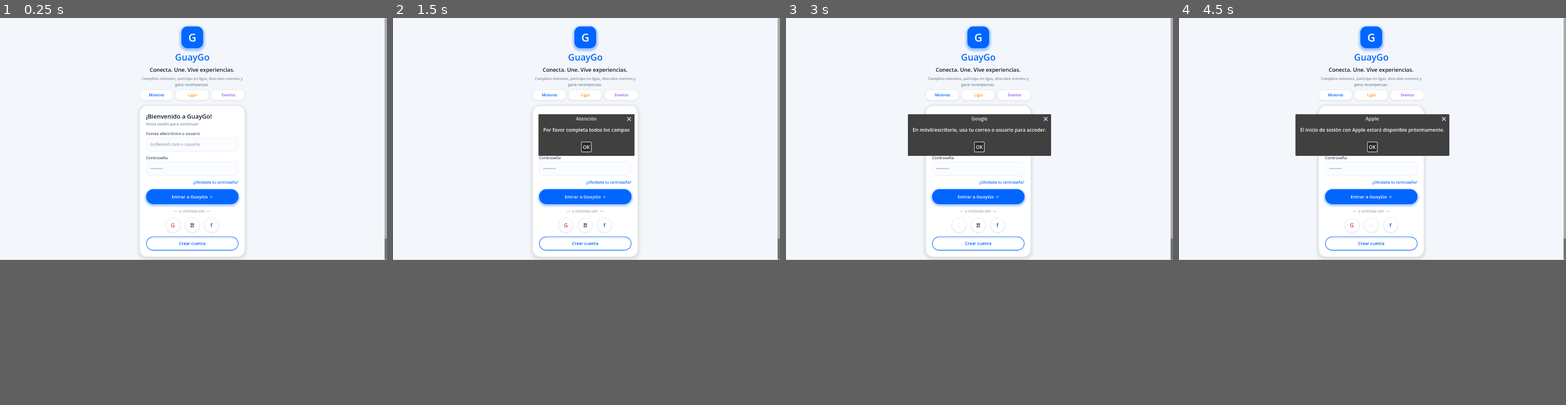
Above: before the commit, frames 1-4 (left to right).
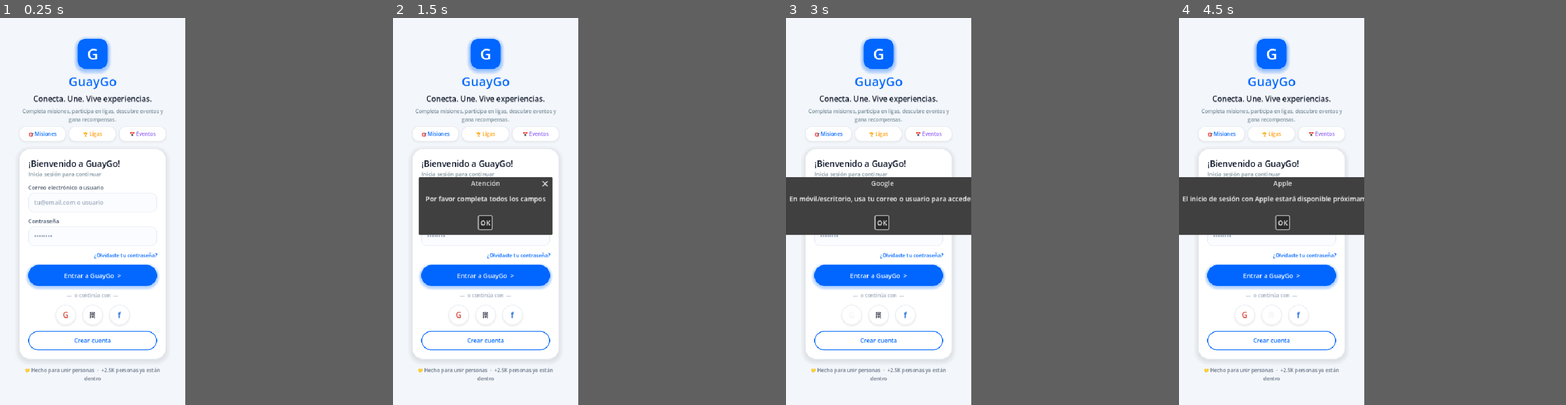
Above: after the commit, the same moments.

Repository: SegniniJose/GuayApp
Game: Godot game, scene res://tscn/Login.tscn
The game is run twice, just before and just after one commit, with the same random seed, the same clock (stepped at 60 frames per second) and the same inputs.
Inputs:
- Up to frame 1 (0.25 s): no input
- Up to frame 2 (1.5 s): click "Entrar a GuayGo >" at 0.5 s; click "Entrar a GuayGo >" at 1.25 s
- Up to frame 3 (3 s): click "OK" at 2 s; click "G" at 2.75 s
- Up to frame 4 (4.5 s): click "OK" at 3.5 s; click "" at 4.25 s
In our replay, the window is 800x500 before the commit and 383x800 after it. These sizes can differ from the game's own. Grey fills any space a smaller window leaves; there, only what the larger window draws over its background counts as a difference.

The runs differ from the first frame. In frame 1, 7.8% of the frame differs, in the area x 5-100%, y 0-94%; in frame 2, 15%; in frame 3, 18%; in frame 4, 18%, in the area x 0-100%, y 0-94%.

Commit message:
fix(layout): fix viewport stretch canvas_items, fix Missions.tscn hierarchy, remove recursive resizing in ScenePolish, clean MissionCard

Diff:
--- a/godot/gd/MobileBootstrap.gd
+++ b/godot/gd/MobileBootstrap.gd
@@ -1,12 +1,9 @@
 extends Node
-
-## Escala nítida + pantalla completa (sin barras negras ni blur).
 
 
 func _ready() -> void:
-	RenderingServer.set_default_clear_color(Color("f7f9fc"))
-	get_tree().root.size_changed.connect(_apply)
-	call_deferred("_apply")
+	RenderingServer.set_default_clear_color(Color("f4f7fb"))
+	_apply()
 
 
 func _apply() -> void:
@@ -14,19 +11,5 @@
 	if win == null:
 		return
 
-	# Clave: desactivar content-scale. El canvas web ya es 1:1 con el píxel.
-	# Así no hay letterbox negro ni upscale borroso desde 390px.
-	win.content_scale_mode = Window.CONTENT_SCALE_MODE_DISABLED
-	win.content_scale_factor = 1.0
-
-	if OS.has_feature("web"):
-		return
-
-	if OS.has_feature("Android") or OS.has_feature("iOS") or OS.has_feature("mobile"):
-		DisplayServer.window_set_mode(DisplayServer.WINDOW_MODE_FULLSCREEN)
-		var screen := DisplayServer.screen_get_size()
-		if screen.x > 0 and screen.y > 0:
-			win.size = screen
-		return
-
-	DisplayServer.window_set_mode(DisplayServer.WINDOW_MODE_MAXIMIZED)
+	win.content_scale_mode = Window.CONTENT_SCALE_MODE_CANVAS_ITEMS
+	win.content_scale_aspect = Window.CONTENT_SCALE_ASPECT_EXPAND
--- a/godot/gd/cards/MissionCard.gd
+++ b/godot/gd/cards/MissionCard.gd
@@ -1,125 +1,22 @@
 extends PanelContainer
+class_name MissionCard
 
-var id = ""
-var _icon_label: Label
-var _desc_label: Label
-var _pts_label: Label
-var _arrow_label: Label
+@onready var title_label: Label = %TitleLabel
+@onready var pts_label: Label = %PtsLabel
+@onready var icon_label: Label = %IconLabel
+
+var mission_id: String = ""
 
 
-func _ready() -> void:
-	GuayTheme.apply_panel(self, GuayTheme.panel_surface())
-	custom_minimum_size = Vector2(0, 72)
-	mouse_filter = Control.MOUSE_FILTER_STOP
-	_build_ui()
-
-
-func _build_ui() -> void:
-	if get_node_or_null("MainMargin") != null:
-		return
-
-	# Hide old label if exists
-	var old_lbl = get_node_or_null("Label")
-	if old_lbl:
-		old_lbl.visible = false
-
-	var margin := MarginContainer.new()
-	margin.name = "MainMargin"
-	margin.add_theme_constant_override("margin_left", 14)
-	margin.add_theme_constant_override("margin_top", 12)
-	margin.add_theme_constant_override("margin_right", 14)
-	margin.add_theme_constant_override("margin_bottom", 12)
-
-	var hbox := HBoxContainer.new()
-	hbox.add_theme_constant_override("separation", 14)
-	hbox.alignment = BoxContainer.ALIGNMENT_CENTER
-
-	# Icon container
-	var icon_panel := PanelContainer.new()
-	icon_panel.custom_minimum_size = Vector2(44, 44)
-	var icon_style := StyleBoxFlat.new()
-	icon_style.bg_color = Color("f0fdf4") # soft green / pastel
-	icon_style.set_corner_radius_all(12)
-	icon_panel.add_theme_stylebox_override("panel", icon_style)
-
-	_icon_label = Label.new()
-	_icon_label.text = "🌱"
-	_icon_label.horizontal_alignment = HORIZONTAL_ALIGNMENT_CENTER
-	_icon_label.vertical_alignment = VERTICAL_ALIGNMENT_CENTER
-	GuayTheme.apply_label(_icon_label, GuayTheme.FONT_HEADING)
-	icon_panel.add_child(_icon_label)
-
-	# Text column
-	var text_vbox := VBoxContainer.new()
-	text_vbox.size_flags_horizontal = Control.SIZE_EXPAND_FILL
-	text_vbox.add_theme_constant_override("separation", 2)
-
-	_desc_label = Label.new()
-	_desc_label.text = "Misión"
-	GuayTheme.apply_label(_desc_label, GuayTheme.FONT_LABEL + 1, GuayTheme.COLOR_TEXT, true)
-
-	_pts_label = Label.new()
-	_pts_label.text = "10.0 pts"
-	GuayTheme.apply_label(_pts_label, GuayTheme.FONT_LABEL, GuayTheme.COLOR_PRIMARY, true)
-
-	text_vbox.add_child(_desc_label)
-	text_vbox.add_child(_pts_label)
-
-	# Chevron arrow
-	_arrow_label = Label.new()
-	_arrow_label.text = "›"
-	GuayTheme.apply_label(_arrow_label, GuayTheme.FONT_TITLE, GuayTheme.COLOR_TEXT_MUTED)
-
-	hbox.add_child(icon_panel)
-	hbox.add_child(text_vbox)
-	hbox.add_child(_arrow_label)
-	margin.add_child(hbox)
-	add_child(margin)
-
-
-func set_mission(mission: Dictionary):
-	_build_ui()
-	id = str(mission.get("id", ""))
+func set_mission(mission: Dictionary) -> void:
+	mission_id = str(mission.get("id", ""))
 	var desc: String = mission.get("description", mission.get("title", "Misión"))
-	_desc_label.text = desc
-
-	var pts_val = mission.get("points", 10)
-	var pts_str = "%.1f pts" % float(pts_val)
-	if mission.get("completed", false):
-		pts_str += "  ·  ✓ Completada"
-		_pts_label.add_theme_color_override("font_color", GuayTheme.COLOR_SUCCESS)
-	elif mission.get("isPending", false):
-		pts_str += "  ·  ⏳ En validación"
-		_pts_label.add_theme_color_override("font_color", GuayTheme.COLOR_ACCENT_GOLD)
-	else:
-		_pts_label.add_theme_color_override("font_color", GuayTheme.COLOR_PRIMARY)
-	_pts_label.text = pts_str
-
-	# Determine appropriate emoji
-	var lower = desc.to_lower()
-	if "verde" in lower or "planta" in lower or "arbol" in lower:
-		_icon_label.text = "🌱"
-	elif "perro" in lower or "gato" in lower or "mascota" in lower:
-		_icon_label.text = "🐶"
-	elif "café" in lower or "cafe" in lower or "taza" in lower:
-		_icon_label.text = "☕"
-	elif "amigo" in lower or "amiga" in lower or "persona" in lower:
-		_icon_label.text = "👥"
-	elif "amanecer" in lower or "atardecer" in lower or "cielo" in lower or "sol" in lower:
-		_icon_label.text = "🌅"
-	elif "libro" in lower or "leer" in lower:
-		_icon_label.text = "📖"
-	else:
-		_icon_label.text = "📸"
+	title_label.text = desc
+	var p: float = float(mission.get("points", 10))
+	pts_label.text = "%.1f pts" % p
 
 
 func _on_gui_input(event: InputEvent) -> void:
-	if event is InputEventMouseButton:
-		if event.button_index == MOUSE_BUTTON_LEFT and not event.pressed:
-			if typeof(Globals.missions) == TYPE_ARRAY:
-				for m in Globals.missions:
-					if str(m.get("id", "")) == str(id) and m.get("completed", false):
-						Globals.show_popup(self, "Misión", "Ya completaste esta misión.")
-						return
-			Globals.current_mission_id = id
-			get_tree().change_scene_to_file("res://tscn/CameraCapture.tscn")
+	if event is InputEventMouseButton and event.button_index == MOUSE_BUTTON_LEFT and not event.pressed:
+		Globals.current_mission_id = mission_id
+		get_tree().change_scene_to_file("res://tscn/CameraCapture.tscn")
--- a/godot/gd/ui/ScenePolish.gd
+++ b/godot/gd/ui/ScenePolish.gd
@@ -1,82 +1,17 @@
 extends Node
-
-const APP_MAX_WIDTH: float = 460.0
 
 
 func _ready() -> void:
 	get_tree().root.child_entered_tree.connect(_on_child_entered)
-	get_tree().root.size_changed.connect(_on_window_resized)
-	call_deferred("_polish_scene")
+	call_deferred("_fade_current")
 
 
 func _on_child_entered(node: Node) -> void:
-	if node == get_tree().current_scene:
-		call_deferred("_polish_scene")
+	if node == get_tree().current_scene and node is CanvasItem:
+		call_deferred("_fade_current")
 
 
-func _on_window_resized() -> void:
-	call_deferred("_polish_scene")
-
-
-func _polish_scene() -> void:
+func _fade_current() -> void:
 	var root := get_tree().current_scene
-	if root == null or not (root is Control):
-		return
-
-	GuayTheme.fade_in(root)
-
-	var vp := root.get_viewport()
-	if vp == null:
-		return
-	var win_w: float = vp.get_visible_rect().size.x
-	var is_desktop: bool = win_w > 520.0
-
-	_apply_container_sizing(root, is_desktop, win_w)
-	_sanitize_broken_glyphs(root)
-
-
-func _apply_container_sizing(node: Node, is_desktop: bool, win_w: float) -> void:
-	if node == null:
-		return
-
-	if node is PanelContainer and (node.is_in_group("background_panel") or node.name == "BackgroundPanel"):
-		if is_desktop:
-			node.size_flags_horizontal = Control.SIZE_SHRINK_CENTER
-			node.custom_minimum_size.x = APP_MAX_WIDTH
-		else:
-			node.size_flags_horizontal = Control.SIZE_EXPAND_FILL
-			node.custom_minimum_size.x = 0
-
-	for child in node.get_children():
-		if child is Control:
-			_apply_container_sizing(child, is_desktop, win_w)
-
-
-func _sanitize_broken_glyphs(node: Node) -> void:
-	if node == null:
-		return
-
-	if node is Label:
-		var txt: String = node.text
-		if "→" in txt or "↑" in txt or "↓" in txt or "📸" in txt or "👥" in txt or "🎯" in txt or "🏆" in txt or "📅" in txt or "🔒" in txt:
-			txt = txt.replace("→", ">")
-			txt = txt.replace("↑", "+")
-			txt = txt.replace("↓", "-")
-			txt = txt.replace("📸", "")
-			txt = txt.replace("👥", "")
-			txt = txt.replace("🎯", "")
-			txt = txt.replace("🏆", "")
-			txt = txt.replace("📅", "")
-			txt = txt.replace("🔒", "")
-			node.text = txt
-	elif node is Button:
-		var txt: String = node.text
-		if "→" in txt or "↑" in txt or "↓" in txt:
-			node.text = txt.replace("→", ">").replace("↑", "+").replace("↓", "-")
-	elif node is RichTextLabel:
-		var txt: String = node.text
-		if "→" in txt or "↑" in txt or "↓" in txt:
-			node.text = txt.replace("→", ">").replace("↑", "+").replace("↓", "-")
-
-	for child in node.get_children():
-		_sanitize_broken_glyphs(child)
+	if root is CanvasItem:
+		GuayTheme.fade_in(root)
--- a/godot/project.godot
+++ b/godot/project.godot
@@ -26,13 +26,13 @@
 
 [display]
 
-window/size/viewport_width=1280
-window/size/viewport_height=800
-window/size/window_width_override=1280
-window/size/window_height_override=800
+window/size/viewport_width=440
+window/size/viewport_height=920
+window/size/window_width_override=440
+window/size/window_height_override=920
 window/size/resizable=true
-window/stretch/mode="disabled"
-window/stretch/aspect="ignore"
+window/stretch/mode="canvas_items"
+window/stretch/aspect="expand"
 window/handheld/orientation=1
 window/dpi/allow_hidpi=true
 
--- a/godot/tscn/Missions.tscn
+++ b/godot/tscn/Missions.tscn
@@ -5,43 +5,38 @@
 [ext_resource type="PackedScene" uid="uid://b8x3j1k8y2m1p" path="res://tscn/MissionsHeader.tscn" id="2_e88ww"]
 [ext_resource type="PackedScene" uid="uid://c7lrteo8lqgy2" path="res://tscn/NavBar.tscn" id="2_ocg36"]
 
-[sub_resource type="Gradient" id="Gradient_g6kbk"]
-offsets = PackedFloat32Array(0, 0.5, 1)
-colors = PackedColorArray(0.91, 0.93, 1, 1, 0.95, 0.91, 1, 1, 1, 0.91, 0.95, 1)
-
-[sub_resource type="GradientTexture2D" id="GradientTexture2D_7hr55"]
-gradient = SubResource("Gradient_g6kbk")
-fill_to = Vector2(1, 1)
-
-[sub_resource type="StyleBoxFlat" id="StyleBoxFlat_26hdg"]
-bg_color = Color(0.92, 0.96, 1, 1)
-corner_radius_top_left = 40
-corner_radius_top_right = 40
-corner_radius_bottom_right = 40
-corner_radius_bottom_left = 40
-shadow_color = Color(0, 0, 0, 0.1)
-shadow_size = 10
+[sub_resource type="StyleBoxFlat" id="StyleBoxFlat_bg"]
+bg_color = Color(0.953, 0.965, 0.98, 1)
 
 [sub_resource type="StyleBoxFlat" id="StyleBoxFlat_card"]
-content_margin_left = 20.0
-content_margin_top = 20.0
-content_margin_right = 20.0
-content_margin_bottom = 20.0
+content_margin_left = 16.0
+content_margin_top = 16.0
+content_margin_right = 16.0
+content_margin_bottom = 16.0
 bg_color = Color(1, 1, 1, 1)
-corner_radius_top_left = 24
-corner_radius_top_right = 24
-shadow_color = Color(0, 0, 0, 0.05)
-shadow_size = 10
-shadow_offset = Vector2(0, 4)
-
-[sub_resource type="StyleBoxFlat" id="StyleBoxFlat_badge"]
-content_margin_left = 12.0
-content_margin_right = 12.0
-bg_color = Color(0.141176, 0.141176, 0.141176, 1)
+border_width_left = 1
+border_width_top = 1
+border_width_right = 1
+border_width_bottom = 1
+border_color = Color(0.898, 0.918, 0.941, 1)
 corner_radius_top_left = 20
 corner_radius_top_right = 20
 corner_radius_bottom_right = 20
 corner_radius_bottom_left = 20
+shadow_color = Color(0, 0, 0, 0.05)
+shadow_size = 8
+shadow_offset = Vector2(0, 3)
+
+[sub_resource type="StyleBoxFlat" id="StyleBoxFlat_badge"]
+content_margin_left = 10.0
+content_margin_top = 4.0
+content_margin_right = 10.0
+content_margin_bottom = 4.0
+bg_color = Color(1.0, 0.627, 0.0, 1)
+corner_radius_top_left = 50
+corner_radius_top_right = 50
+corner_radius_bottom_right = 50
+corner_radius_bottom_left = 50
 
 [node name="Missions" type="Control" unique_id=27899686]
 layout_mode = 3
@@ -52,97 +47,88 @@
 grow_vertical = 2
 script = ExtResource("1_e88ww")
 
-[node name="Background" type="TextureRect" parent="." unique_id=2019860017]
+[node name="BG" type="PanelContainer" parent="."]
 layout_mode = 1
 anchors_preset = 15
 anchor_right = 1.0
 anchor_bottom = 1.0
 grow_horizontal = 2
 grow_vertical = 2
-texture = SubResource("GradientTexture2D_7hr55")
+theme_override_styles/panel = SubResource("StyleBoxFlat_bg")
 
-[node name="BackgroundPanel" type="PanelContainer" parent="." unique_id=593539842]
-layout_mode = 1
-anchors_preset = 15
-anchor_right = 1.0
-anchor_bottom = 1.0
-grow_horizontal = 2
-grow_vertical = 2
-theme_override_styles/panel = SubResource("StyleBoxFlat_26hdg")
-
-[node name="Scroll" type="ScrollContainer" parent="BackgroundPanel"]
+[node name="Scroll" type="ScrollContainer" parent="BG"]
 layout_mode = 2
 size_flags_horizontal = 3
 size_flags_vertical = 3
 scroll_horizontal_enabled = false
 
-[node name="CenterAlign" type="CenterContainer" parent="BackgroundPanel/Scroll"]
+[node name="CenterAlign" type="CenterContainer" parent="BG/Scroll"]
 layout_mode = 2
 size_flags_horizontal = 3
 size_flags_vertical = 3
 
-[node name="AppContainer" type="VBoxContainer" parent="BackgroundPanel/Scroll/CenterAlign"]
+[node name="AppContainer" type="VBoxContainer" parent="BG/Scroll/CenterAlign"]
 custom_minimum_size = Vector2(440, 0)
 layout_mode = 2
 theme_override_constants/separation = 12
 
-[node name="VBoxContainer" type="VBoxContainer" parent="BackgroundPanel/Scroll/CenterAlign/AppContainer" unique_id=2121987139]
-layout_mode = 2
-theme_override_constants/separation = 12
-
-[node name="Header" parent="BackgroundPanel/Scroll/CenterAlign/AppContainer/VBoxContainer" unique_id=570429073 instance=ExtResource("1_tkmh2")]
+[node name="Header" parent="BG/Scroll/CenterAlign/AppContainer" unique_id=570429073 instance=ExtResource("1_tkmh2")]
 layout_mode = 2
 
-[node name="MissionsHeader" parent="BackgroundPanel/Scroll/CenterAlign/AppContainer/VBoxContainer" unique_id=794015085 instance=ExtResource("2_e88ww")]
+[node name="ContentPadding" type="MarginContainer" parent="BG/Scroll/CenterAlign/AppContainer"]
+layout_mode = 2
+theme_override_constants/margin_left = 16
+theme_override_constants/margin_right = 16
+
+[node name="Content" type="VBoxContainer" parent="BG/Scroll/CenterAlign/AppContainer/ContentPadding"]
+layout_mode = 2
+theme_override_constants/separation = 14
+
+[node name="MissionsHeader" parent="BG/Scroll/CenterAlign/AppContainer/ContentPadding/Content" unique_id=794015085 instance=ExtResource("2_e88ww")]
 unique_name_in_owner = true
 layout_mode = 2
 
-[node name="MainCard" type="PanelContainer" parent="BackgroundPanel/MarginContainer/VBoxContainer" unique_id=1224567052]
-custom_minimum_size = Vector2(360, 0)
+[node name="MainCard" type="PanelContainer" parent="BG/Scroll/CenterAlign/AppContainer/ContentPadding/Content" unique_id=1224567052]
 layout_mode = 2
-size_flags_vertical = 3
 theme_override_styles/panel = SubResource("StyleBoxFlat_card")
 
-[node name="VBox" type="VBoxContainer" parent="BackgroundPanel/MarginContainer/VBoxContainer/MainCard" unique_id=976948102]
+[node name="VBox" type="VBoxContainer" parent="BG/Scroll/CenterAlign/AppContainer/ContentPadding/Content/MainCard" unique_id=976948102]
 layout_mode = 2
-theme_override_constants/separation = 20
+theme_override_constants/separation = 16
 
-[node name="Header" type="HBoxContainer" parent="BackgroundPanel/MarginContainer/VBoxContainer/MainCard/VBox" unique_id=710049259]
+[node name="HeaderRow" type="HBoxContainer" parent="BG/Scroll/CenterAlign/AppContainer/ContentPadding/Content/MainCard/VBox" unique_id=710049259]
 layout_mode = 2
 
-[node name="TitleGroup" type="VBoxContainer" parent="BackgroundPanel/MarginContainer/VBoxContainer/MainCard/VBox/Header" unique_id=1618661685]
+[node name="TitleGroup" type="VBoxContainer" parent="BG/Scroll/CenterAlign/AppContainer/ContentPadding/Content/MainCard/VBox/HeaderRow" unique_id=1618661685]
 layout_mode = 2
 size_flags_horizontal = 3
-theme_override_constants/separation = -2
+theme_override_constants/separation = 2
 
-[node name="Title" type="Label" parent="BackgroundPanel/MarginContainer/VBoxContainer/MainCard/VBox/Header/TitleGroup" unique_id=281243525]
+[node name="Title" type="Label" parent="BG/Scroll/CenterAlign/AppContainer/ContentPadding/Content/MainCard/VBox/HeaderRow/TitleGroup" unique_id=281243525]
 layout_mode = 2
-theme_override_colors/font_color = Color(0.05, 0.05, 0.05, 1)
-theme_override_font_sizes/font_size = 28
+theme_override_colors/font_color = Color(0.059, 0.090, 0.165, 1)
+theme_override_font_sizes/font_size = 22
 text = "Misiones"
 
-[node name="Subtitle" type="Label" parent="BackgroundPanel/MarginContainer/VBoxContainer/MainCard/VBox/Header/TitleGroup" unique_id=1881784672]
+[node name="Subtitle" type="Label" parent="BG/Scroll/CenterAlign/AppContainer/ContentPadding/Content/MainCard/VBox/HeaderRow/TitleGroup" unique_id=1881784672]
 layout_mode = 2
-theme_override_colors/font_color = Color(0.4, 0.4, 0.5, 1)
-theme_override_font_sizes/font_size = 14
+theme_override_colors/font_color = Color(0.475, 0.557, 0.608, 1)
+theme_override_font_sizes/font_size = 12
 text = "Completa retos y gana puntos."
 
-[node name="Badge" type="Label" parent="BackgroundPanel/MarginContainer/VBoxContainer/MainCard/VBox/Header" unique_id=998026492]
+[node name="Badge" type="Label" parent="BG/Scroll/CenterAlign/AppContainer/ContentPadding/Content/MainCard/VBox/HeaderRow" unique_id=998026492]
 layout_mode = 2
 size_flags_vertical = 0
-theme_override_font_sizes/font_size = 12
+theme_override_colors/font_color = Color(1, 1, 1, 1)
+theme_override_font_sizes/font_size = 11
 theme_override_styles/normal = SubResource("StyleBoxFlat_badge")
-text = "40 disponibles"
+text = "Disponibles"
 vertical_alignment = 1
 
-[node name="ScrollContainer" type="ScrollContainer" parent="BackgroundPanel/MarginContainer/VBoxContainer/MainCard/VBox" unique_id=1219591361]
-layout_mode = 2
-size_flags_vertical = 3
-
-[node name="MissionList" type="VBoxContainer" parent="BackgroundPanel/MarginContainer/VBoxContainer/MainCard/VBox/ScrollContainer" unique_id=988599061 groups=["missions"]]
+[node name="MissionList" type="VBoxContainer" parent="BG/Scroll/CenterAlign/AppContainer/ContentPadding/Content/MainCard/VBox" unique_id=988599061 groups=["missions"]]
 unique_name_in_owner = true
 layout_mode = 2
-theme_override_constants/separation = 12
+theme_override_constants/separation = 10
 
-[node name="NavBar" parent="BackgroundPanel/MarginContainer/VBoxContainer" unique_id=2135823437 instance=ExtResource("2_ocg36")]
+[node name="NavBar" parent="BG/Scroll/CenterAlign/AppContainer" unique_id=2135823437 instance=ExtResource("2_ocg36")]
 layout_mode = 2
--- a/godot/tscn/MissionsHeader.tscn
+++ b/godot/tscn/MissionsHeader.tscn
@@ -28,8 +28,8 @@
 [sub_resource type="StyleBoxEmpty" id="StyleBoxEmpty_btn"]
 
 [node name="MissionsHeader" type="PanelContainer" unique_id=794015085]
-offset_right = 500.0
-offset_bottom = 120.0
+layout_mode = 2
+size_flags_horizontal = 3
 theme_override_styles/panel = SubResource("StyleBoxFlat_card")
 script = ExtResource("1_0n80l")
 
--- a/godot/tscn/cards/MissionCard.tscn
+++ b/godot/tscn/cards/MissionCard.tscn
@@ -3,30 +3,77 @@
 [ext_resource type="Script" uid="uid://bh1f61xussqlr" path="res://gd/cards/MissionCard.gd" id="1_d1v7x"]
 
 [sub_resource type="StyleBoxFlat" id="StyleBoxFlat_item"]
-content_margin_left = 15.0
-content_margin_top = 15.0
-content_margin_right = 15.0
-content_margin_bottom = 15.0
-bg_color = Color(0.972549, 0.972549, 0.980392, 1)
+content_margin_left = 14.0
+content_margin_top = 12.0
+content_margin_right = 14.0
+content_margin_bottom = 12.0
+bg_color = Color(0.98, 0.988, 1.0, 1)
 border_width_left = 1
 border_width_top = 1
 border_width_right = 1
 border_width_bottom = 1
-border_color = Color(0.901961, 0.901961, 0.921569, 1)
+border_color = Color(0.898, 0.918, 0.941, 1)
 corner_radius_top_left = 16
 corner_radius_top_right = 16
 corner_radius_bottom_right = 16
 corner_radius_bottom_left = 16
+
+[sub_resource type="StyleBoxFlat" id="StyleBoxFlat_icon_wrap"]
+bg_color = Color(0.92, 0.95, 1.0, 1)
+corner_radius_top_left = 12
+corner_radius_top_right = 12
+corner_radius_bottom_right = 12
+corner_radius_bottom_left = 12
 
 [node name="MissionCard" type="PanelContainer" unique_id=139098042]
 size_flags_horizontal = 3
 theme_override_styles/panel = SubResource("StyleBoxFlat_item")
 script = ExtResource("1_d1v7x")
 
-[node name="Label" type="Label" parent="." unique_id=1832060375]
+[node name="HBox" type="HBoxContainer" parent="."]
+layout_mode = 2
+theme_override_constants/separation = 12
+
+[node name="IconBox" type="PanelContainer" parent="HBox"]
+custom_minimum_size = Vector2(40, 40)
+layout_mode = 2
+size_flags_vertical = 4
+theme_override_styles/panel = SubResource("StyleBoxFlat_icon_wrap")
+
+[node name="IconLabel" type="Label" parent="HBox/IconBox"]
 unique_name_in_owner = true
 layout_mode = 2
-theme_override_colors/font_color = Color(0.2, 0.2, 0.25, 1)
-text = "📸 Tomar una foto de taza (22 pts)"
+theme_override_colors/font_color = Color(0.0, 0.4, 1.0, 1)
+theme_override_font_sizes/font_size = 13
+text = "MIS"
+horizontal_alignment = 1
+vertical_alignment = 1
+
+[node name="TextCol" type="VBoxContainer" parent="HBox"]
+layout_mode = 2
+size_flags_horizontal = 3
+theme_override_constants/separation = 2
+alignment = 1
+
+[node name="TitleLabel" type="Label" parent="HBox/TextCol"]
+unique_name_in_owner = true
+layout_mode = 2
+theme_override_colors/font_color = Color(0.059, 0.090, 0.165, 1)
+theme_override_font_sizes/font_size = 14
+text = "Toma una foto"
+
+[node name="PtsLabel" type="Label" parent="HBox/TextCol"]
+unique_name_in_owner = true
+layout_mode = 2
+theme_override_colors/font_color = Color(0.0, 0.4, 1.0, 1)
+theme_override_font_sizes/font_size = 12
+text = "10.0 pts"
+
+[node name="ArrowLabel" type="Label" parent="HBox"]
+layout_mode = 2
+size_flags_vertical = 4
+theme_override_colors/font_color = Color(0.65, 0.7, 0.78, 1)
+theme_override_font_sizes/font_size = 16
+text = ">"
 
 [connection signal="gui_input" from="." to="." method="_on_gui_input"]
